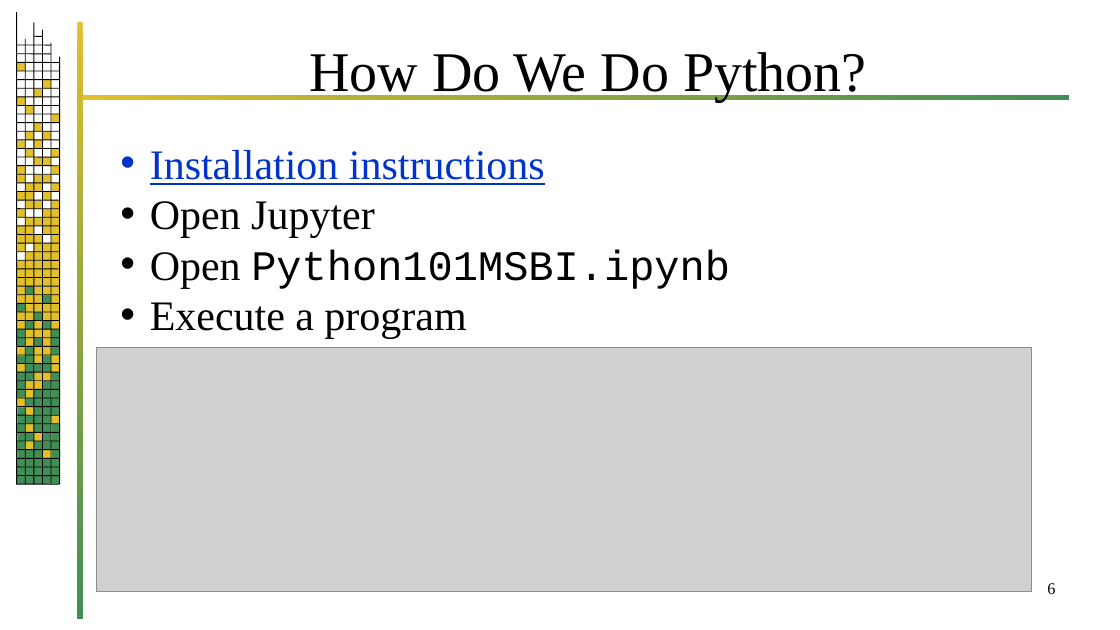
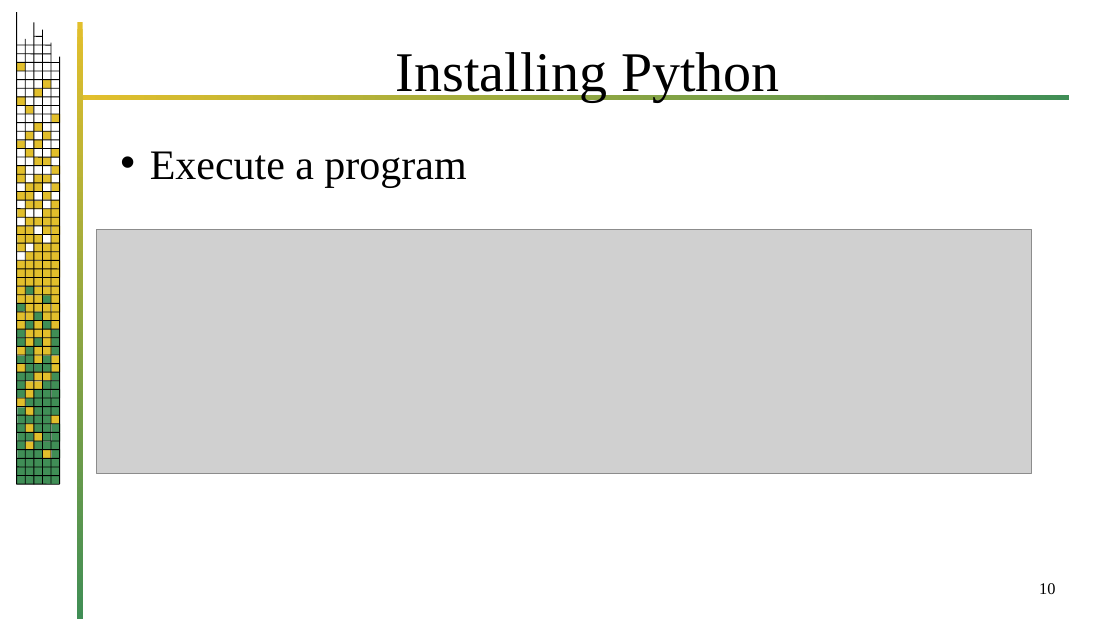
Before and after one commit to erinliebe/msbi, a slide deck: slide 10 of PythonInFourHours.pptx (slide 6 before the commit). Drawn at 1120x630 pixels with LibreOffice and Linux fonts; fonts in the diff are those of the drawing; grey boxes stand for pictures; background and template pictures are left out. Boxes give left, top, right and bottom in pixels: in the first picture for what was removed or moved away, otherwise in the second. Text is boxed around its words. In the diff, an @@ line names an element or a change of style, - is before the commit and + after.

```diff
--- a/PythonInFourHours.pptx
+++ b/PythonInFourHours.pptx
@@ title at (x1=396, y1=52, x2=780, y2=101): text changed @@
-How Do We Do Python?
+Installing Python
@@ text at (x1=150, y1=150, x2=730, y2=289): paragraphs removed @@
-• Installation instructions
-• Open Jupyter
-• Open Python101MSBI.ipynb
@@ picture moved from (x1=97, y1=348, x2=1032, y2=592) to (x1=97, y1=229, x2=1032, y2=473) @@
@@ page number at (x1=1039, y1=583, x2=1055, y2=594): text changed @@
-6
+10
```
Also in this commit, not shown: 1 other slide changed, 1 slide added, 1 slide removed.
